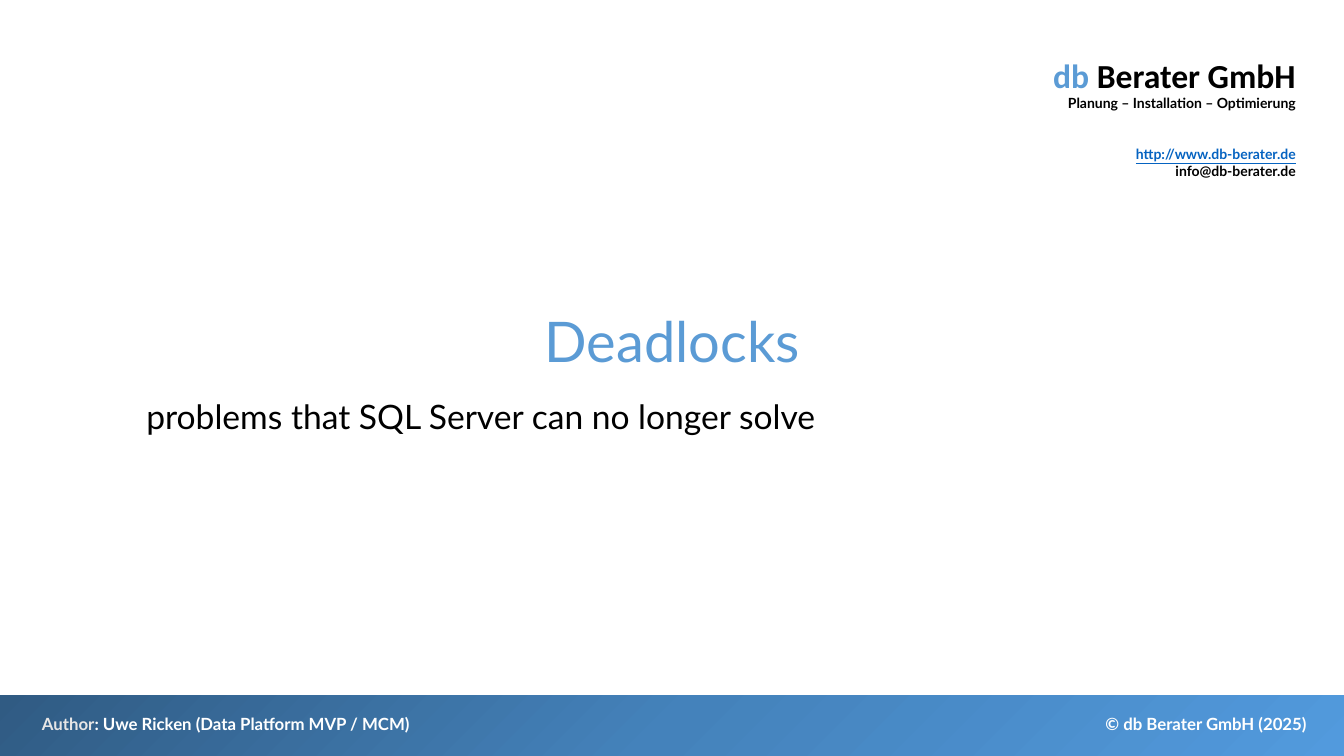
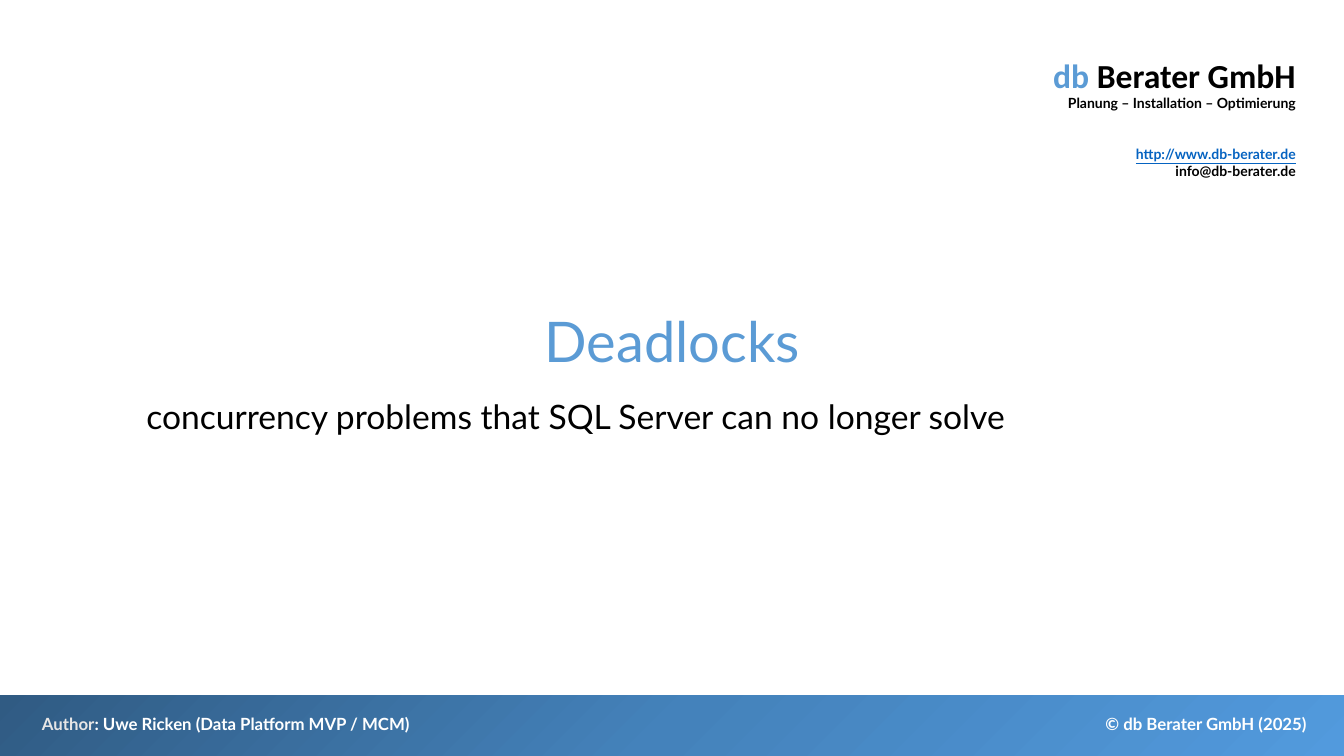
Before and after one commit to db-berater/solving-deadlock-scenarios, a slide deck: slide 16 of 01 - Documents and Preparation/Solving Deadlock Scenarios - EN.pptx (slide 15 before the commit). Drawn at 1344x756 pixels with LibreOffice and Linux fonts; fonts in the diff are those of the drawing. Boxes give left, top, right and bottom in pixels: in the first picture for what was removed or moved away, otherwise in the second. Text is boxed around its words. In the diff, an @@ line names an element or a change of style, - is before the commit and + after.

```diff
--- a/01 - Documents and Preparation/Solving Deadlock Scenarios - EN.pptx
+++ b/01 - Documents and Preparation/Solving Deadlock Scenarios - EN.pptx
@@ subtitle at <box>146,404,1005,435</box>: text changed @@
-problems that SQL Server can no longer solve
+concurrency problems that SQL Server can no longer solve
```
Also in this commit, not shown: 6 other slides changed, 4 slides added, 13 other files.
